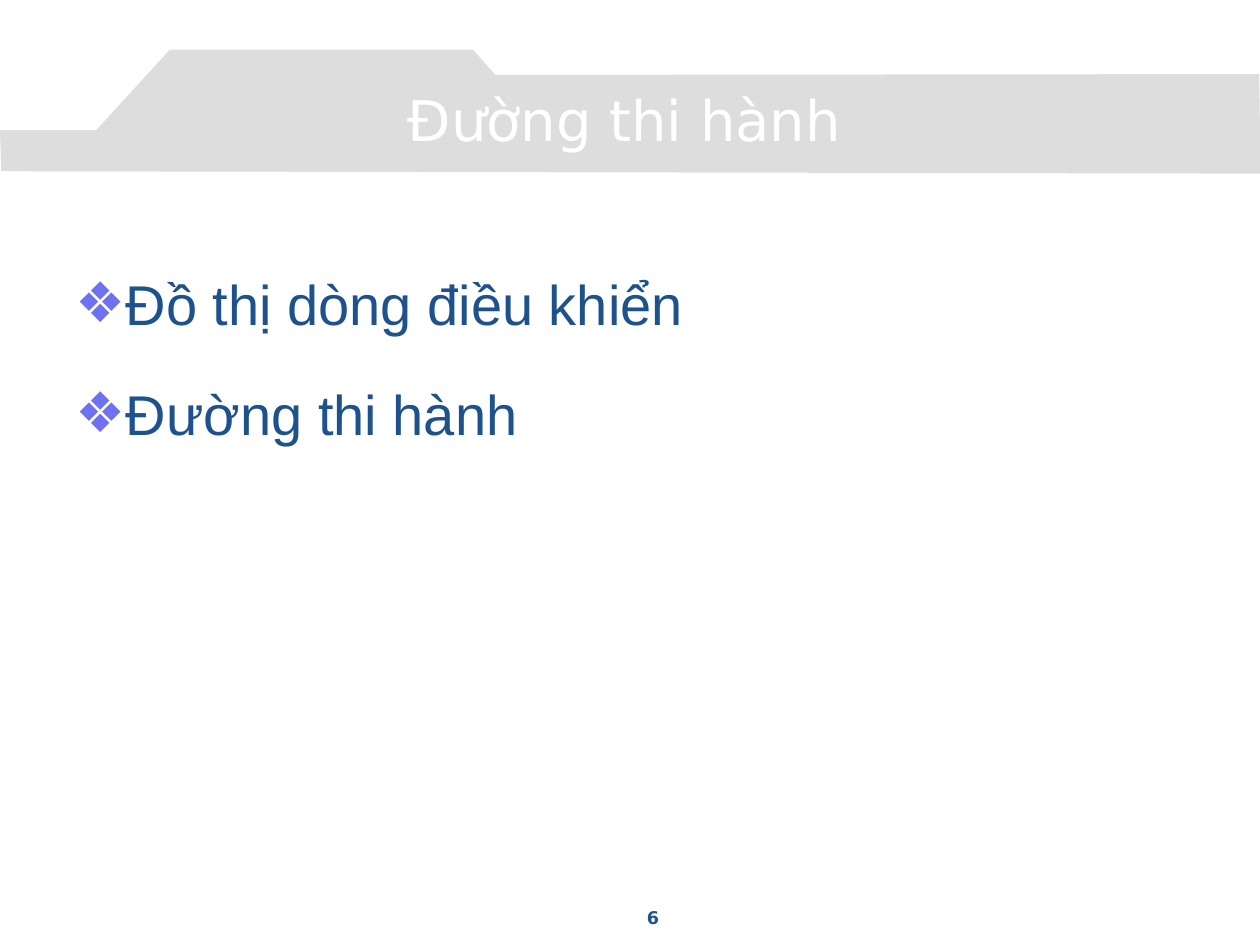
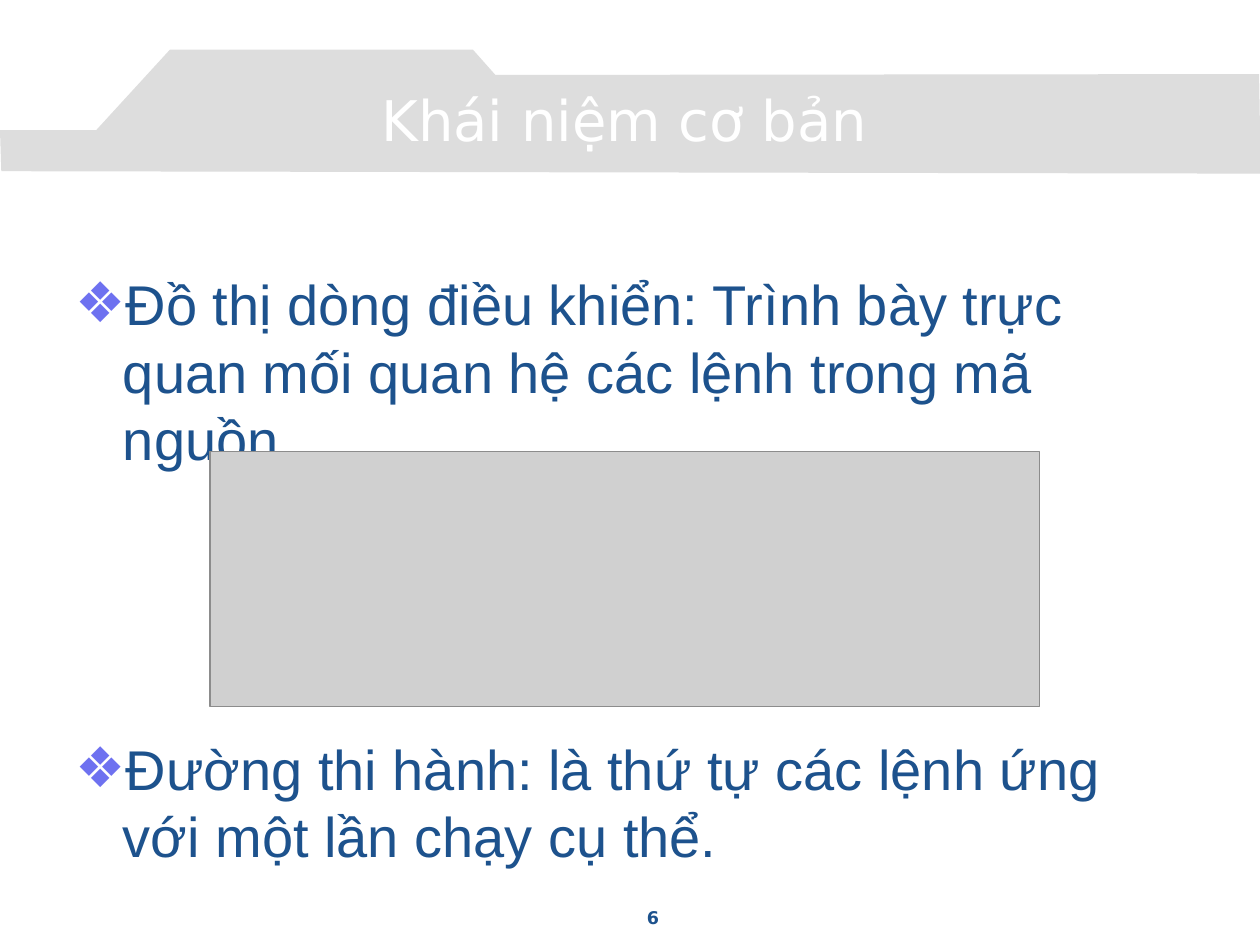
Before and after one commit to congcuong-cse/autotesting-lvtn, a slide deck: slide 6 of Document/Presentation.pptx. Drawn at 1260x945 pixels with LibreOffice and Linux fonts; fonts in the diff are those of the drawing; grey boxes stand for pictures; background and template pictures are left out. Boxes give left, top, right and bottom in pixels: in the first picture for what was removed or moved away, otherwise in the second. Text is boxed around its words. In the diff, an @@ line names an element or a change of style, - is before the commit and + after.

```diff
--- a/Document/Presentation.pptx
+++ b/Document/Presentation.pptx
@@ title at (x1=84, y1=79, x2=1166, y2=158): text changed @@
-Đường thi hành
+Khái niệm cơ bản
@@ text at (x1=123, y1=281, x2=1100, y2=868): text changed @@
-❖ Đồ thị dòng điều khiển
-❖ Đường thi hành
+❖ Đồ thị dòng điều khiển: Trình bày trực quan mối quan hệ các lệnh trong mã nguồn.
+❖ Đường thi hành: là thứ tự các lệnh ứng với một lần chạy cụ thể.
@@ picture added at (x1=210, y1=451, x2=1040, y2=707) @@
```
Also in this commit, not shown: 8 other slides changed, 3 slides added, 3 slides removed, 1 other file.
